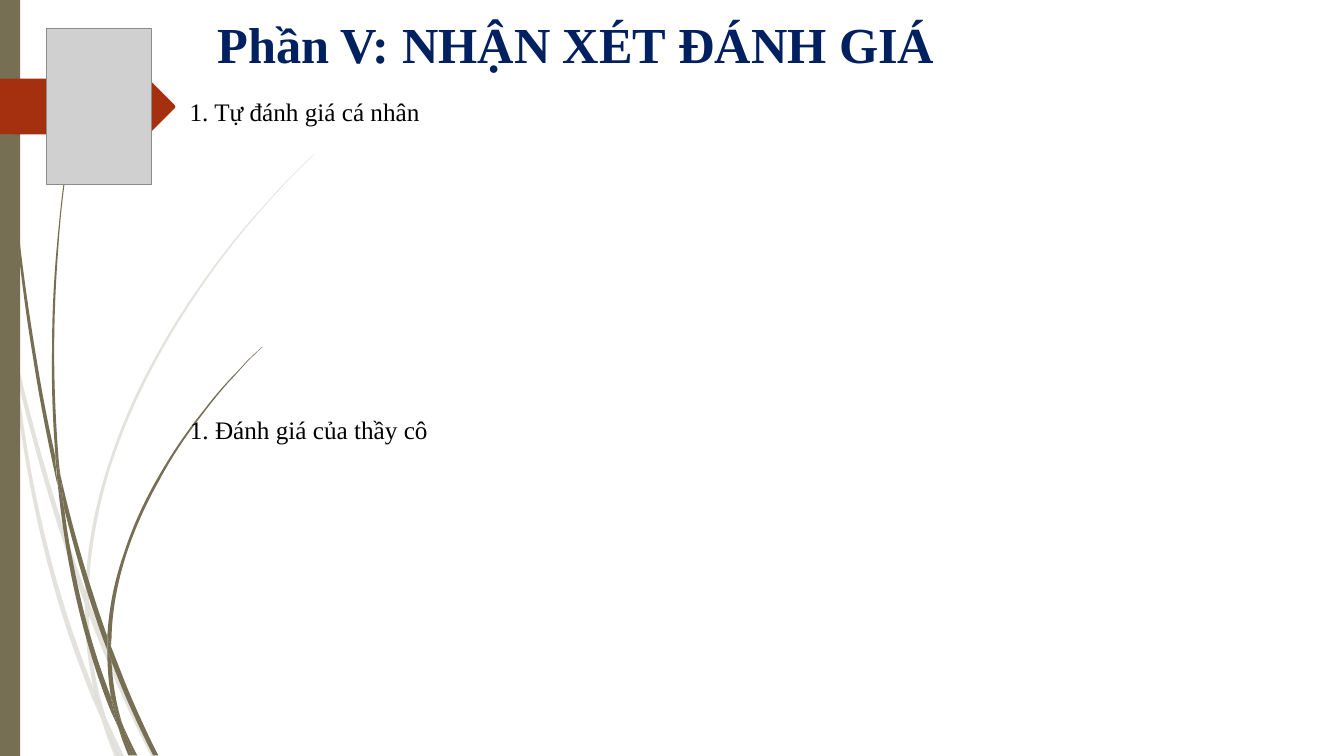
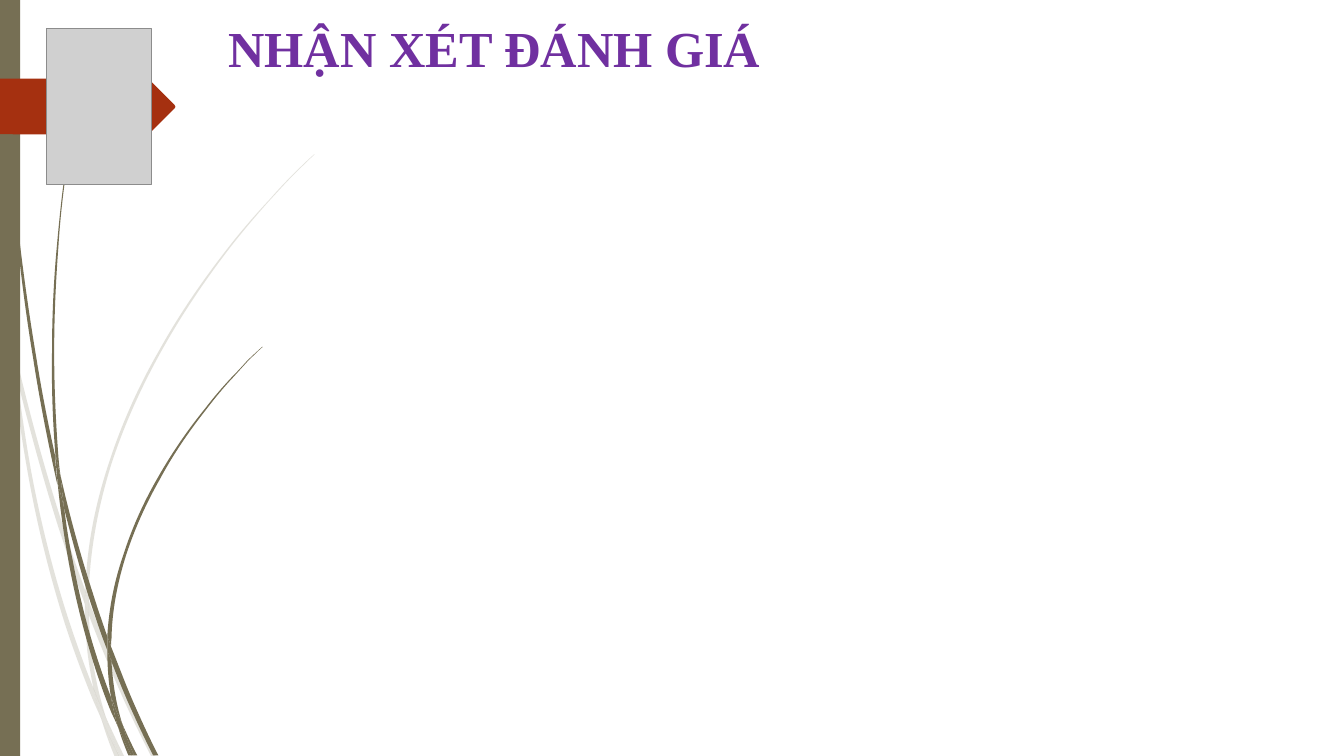
Before and after one commit to thanhgonzalo/datn, a slide deck: slide 19 of Slide.ppt (slide 14 before the commit). Drawn at 1344x756 pixels with LibreOffice and Linux fonts; fonts in the diff are those of the drawing; grey boxes stand for pictures; background and template pictures are left out. Boxes give left, top, right and bottom in pixels: in the first picture for what was removed or moved away, otherwise in the second. Text is boxed around its words. In the diff, an @@ line names an element or a change of style, - is before the commit and + after.

```diff
--- a/Slide.ppt
+++ b/Slide.ppt
@@ text at (228, 28, 760, 77): text changed; text colour #002060 to #7030A0 @@
-Phần V: NHẬN XÉT ĐÁNH GIÁ
+NHẬN XÉT ĐÁNH GIÁ
@@ text removed at (190, 103, 419, 127) @@
-1. Tự đánh giá cá nhân
@@ text removed at (190, 419, 428, 445) @@
-1. Đánh giá của thầy cô
```
Also in this commit, not shown: 10 other slides changed, 7 slides added, 2 slides removed.
